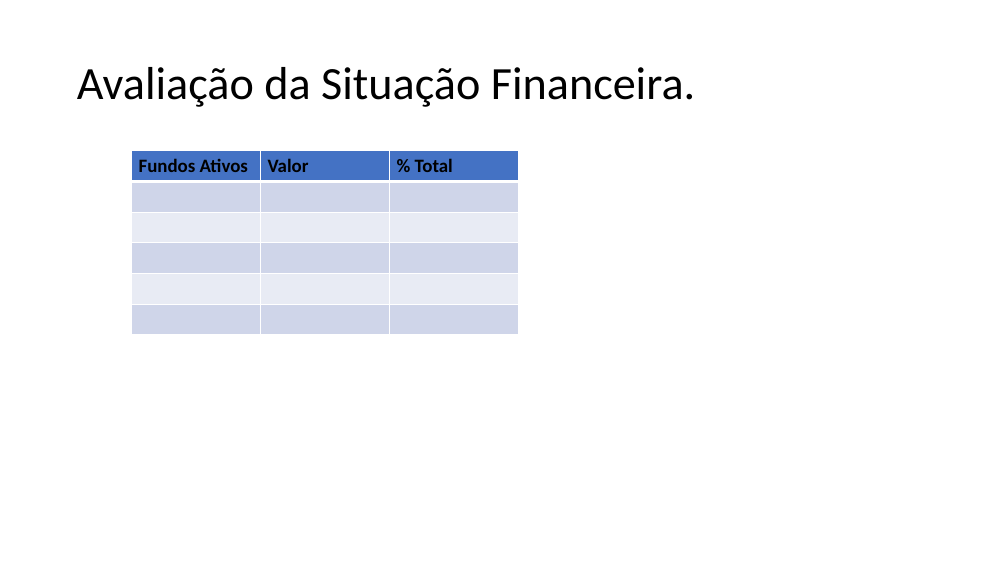
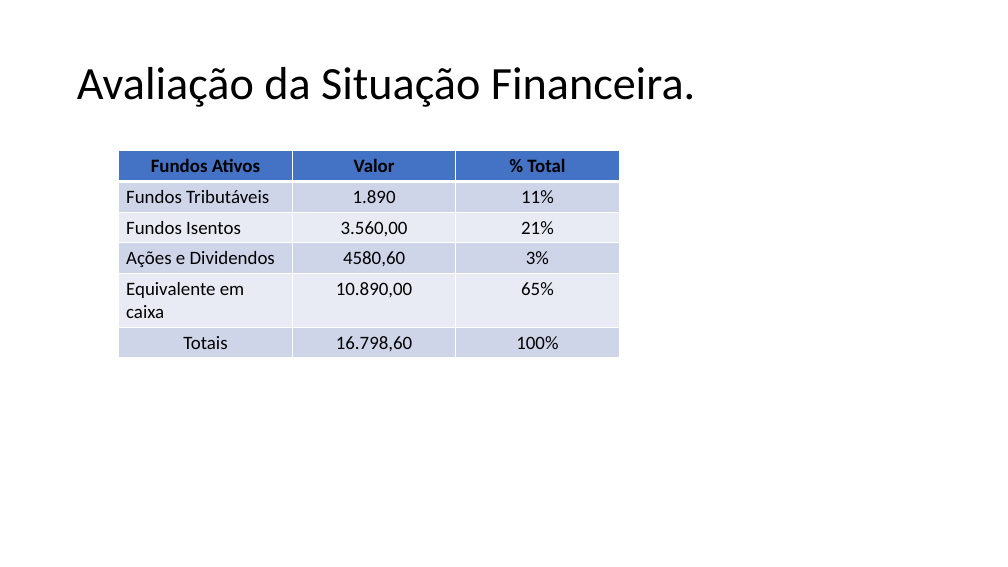
Before and after one commit to Bruno098/Documents, a slide deck: slide 5 of Introdução à Informática - Windows e Office 2023.1.61/Power Point/Ferguson.pptx. Drawn at 1008x567 pixels with LibreOffice and Linux fonts; fonts in the diff are those of the drawing. Boxes give left, top, right and bottom in pixels: in the first picture for what was removed or moved away, otherwise in the second. Text is boxed around its words. In the diff, an @@ line names an element or a change of style, - is before the commit and + after.

```diff
--- a/Introdução à Informática - Windows e Office 2023.1.61/Power Point/Ferguson.pptx
+++ b/Introdução à Informática - Windows e Office 2023.1.61/Power Point/Ferguson.pptx
@@ table at [119,151,619,357] @@
-row 2:  |  | 
+row 2: Fundos Tributáveis | 1.890 | 11%
-row 3:  |  | 
+row 3: Fundos Isentos | 3.560,00 | 21%
-row 4:  |  | 
+row 4: Ações e Dividendos | 4580,60 | 3%
-row 5:  |  | 
+row 5: Equivalente em caixa | 10.890,00 | 65%
-row 6:  |  | 
+row 6: Totais | 16.798,60 | 100%
@@ letter outline none to #000000 0.75 pt in "Total" @@
@@ alignment left to centre @@
@@ table: place and size @@
-table at [131,151,519,335]
+table at [119,151,619,357]
```
Also in this commit, not shown: 1 other slide changed, 2 slides added, 6 other files.
